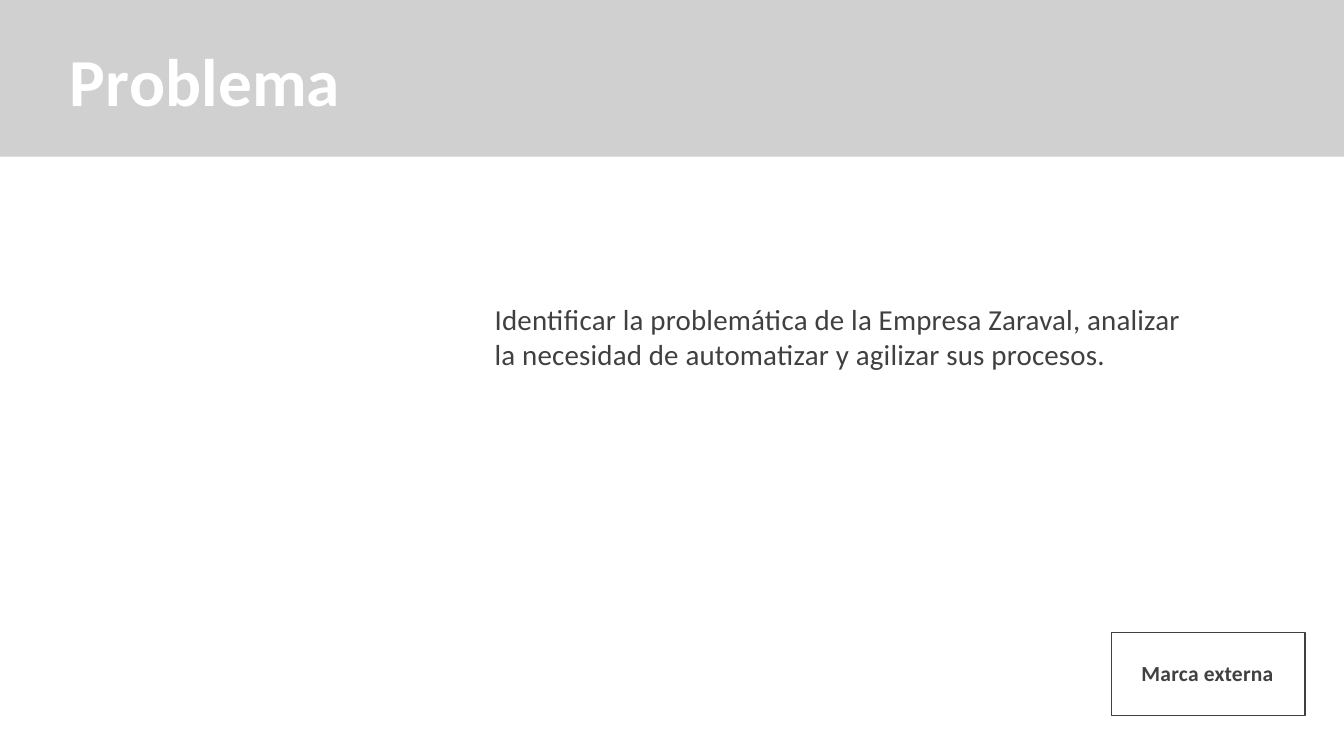
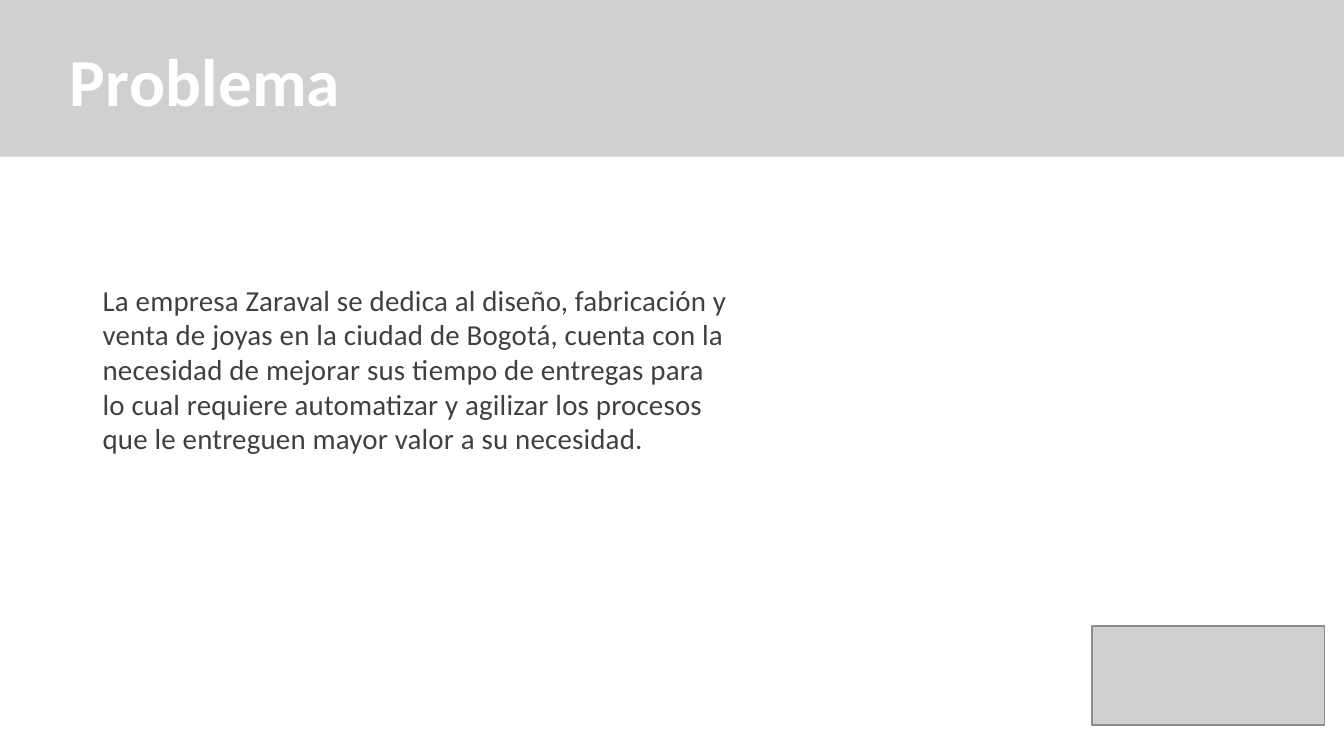
Before and after one commit to tataAntolinez/JOYASPRECIOSAS3D, a slide deck: slide 4 of app/app_documentacion/1er_trim/1_1_1_presentacion_proyecto-convertido (1).pptx (slide 5 before the commit). Drawn at 1344x756 pixels with LibreOffice and Linux fonts; fonts in the diff are those of the drawing; grey boxes stand for pictures. Boxes give left, top, right and bottom in pixels: in the first picture for what was removed or moved away, otherwise in the second. Text is boxed around its words. In the diff, an @@ line names an element or a change of style, - is before the commit and + after.

```diff
--- a/app/app_documentacion/1er_trim/1_1_1_presentacion_proyecto-convertido (1).pptx
+++ b/app/app_documentacion/1er_trim/1_1_1_presentacion_proyecto-convertido (1).pptx
@@ text at (x1=103, y1=291, x2=726, y2=454): text changed @@
-Identificar la problemática de la Empresa Zaraval, analizar la necesidad de automatizar y agilizar sus procesos.
+La empresa Zaraval se dedica al diseño, fabricación y venta de joyas en la ciudad de Bogotá, cuenta con la necesidad de mejorar sus tiempo de entregas para lo cual requiere automatizar y agilizar los procesos que le entreguen mayor valor a su necesidad.
@@ picture added at (x1=1093, y1=626, x2=1325, y2=726) @@
@@ rectangle removed at (x1=1111, y1=633, x2=1305, y2=716) @@
-Marca externa
```
Also in this commit, not shown: 7 other slides changed, 9 slides added, 10 slides removed, 10 other files.
